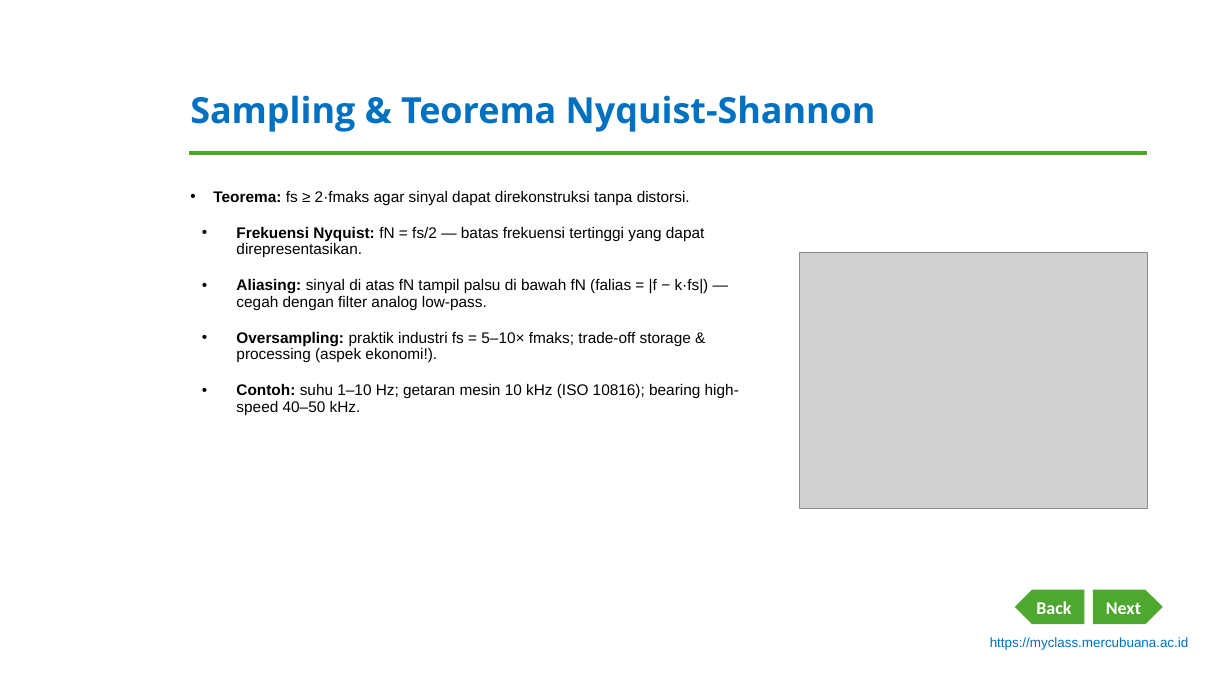
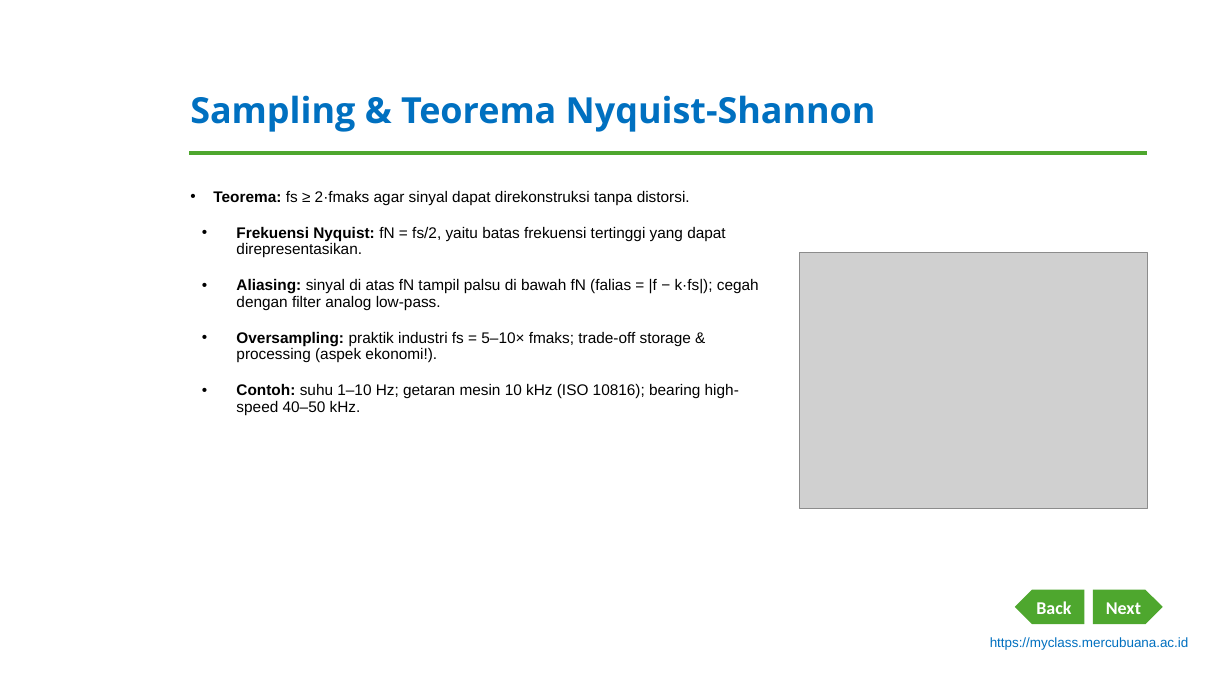
Before and after one commit to dedik-romahadi/Mechanical-Engineering-Courses, a slide deck: slide 6 of Optimalisasi-dan-Automasi/Modul-Word/Modul-1-Pengantar-Time-Series-Data.pptx. Drawn at 1232x693 pixels with LibreOffice and Linux fonts; fonts in the diff are those of the drawing; grey boxes stand for pictures; background and template pictures are left out. Boxes give left, top, right and bottom in pixels: in the first picture for what was removed or moved away, otherwise in the second. Text is boxed around its words. In the diff, an @@ line names an element or a change of style, - is before the commit and + after.

```diff
--- a/Optimalisasi-dan-Automasi/Modul-Word/Modul-1-Pengantar-Time-Series-Data.pptx
+++ b/Optimalisasi-dan-Automasi/Modul-Word/Modul-1-Pengantar-Time-Series-Data.pptx
@@ text at <box>236,227,759,310</box>: text changed @@
-• Frekuensi Nyquist: fN = fs/2 — batas frekuensi tertinggi yang dapat direpresentasikan.
-• Aliasing: sinyal di atas fN tampil palsu di bawah fN (falias = |f − k·fs|) — cegah dengan filter analog low-pass.
+• Frekuensi Nyquist: fN = fs/2, yaitu batas frekuensi tertinggi yang dapat direpresentasikan.
+• Aliasing: sinyal di atas fN tampil palsu di bawah fN (falias = |f − k·fs|); cegah dengan filter analog low-pass.
```
Also in this commit, not shown: 8 other slides changed, 1 other file.
